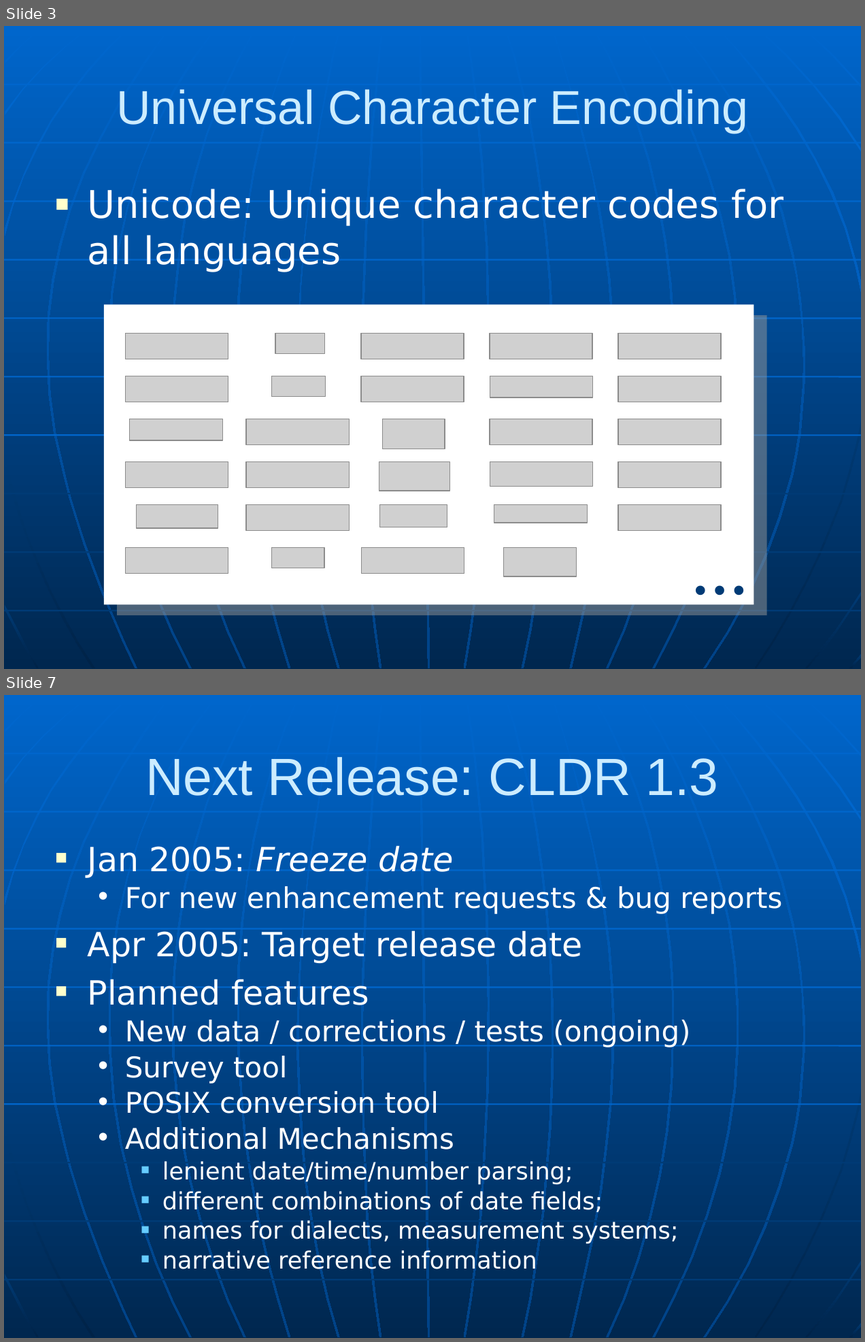
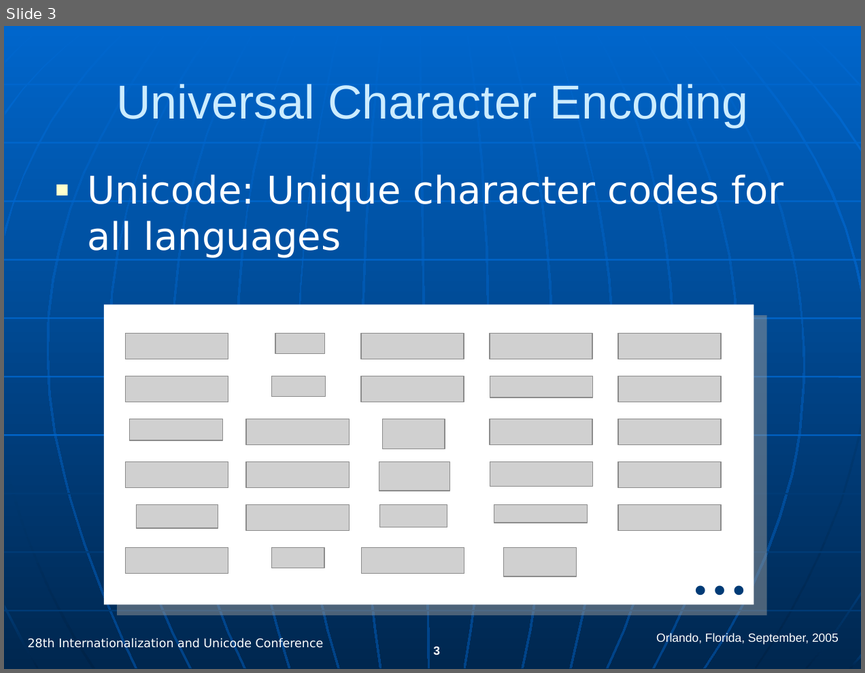
Before and after one commit to michkovsky/cldr, a slide deck: docs/presentations/cldr_overview.ppt. Shown one above the other, each under a label of ours: slides 3 and 7 before the commit, slide 3 after it; the slides between them are not shown. The pictures are 865x1342 and 865x673 pixels, drawn with LibreOffice and Linux fonts; fonts in the diff are those of the drawing; grey boxes stand for pictures. Boxes give left, top, right and bottom in pixels: in the first picture for what was removed or moved away, otherwise in the second. Text is boxed around its words. In the diff, an @@ line names an element or a change of style, - is before the commit and + after.

```diff
--- a/docs/presentations/cldr_overview.ppt
+++ b/docs/presentations/cldr_overview.ppt
@@ slide 7 removed at (4,695,861,1338), background gradient #0066CC to #00274F; not listed: 34 template elements that a slide beside it also shows @@
@@ title removed at (145,757,719,796) @@
-Next Release: CLDR 1.3
@@ text removed at (88,845,782,1274) @@
-■ Jan 2005: Freeze date
-  • For new enhancement requests & bug reports
-■ Apr 2005: Target release date
-■ Planned features
-  • New data / corrections / tests (ongoing)
-  • Survey tool
-  • POSIX conversion tool
-  • Additional Mechanisms
-    ■ lenient date/time/number parsing;
-    ■ different combinations of date fields;
-    ■ names for dialects, measurement systems;
-    ■ narrative reference information
@@ slide 3 changed as well @@
@@ title "Universal Character Encoding": place and size @@
-title "Universal Character Encoding" at (116,89,749,133)
+title "Universal Character Encoding" at (116,84,749,127)
@@ text "Unicode: Unique character codes for ...": place and size @@
-text "Unicode: Unique character codes for ..." at (88,189,783,271)
+text "Unicode: Unique character codes for ..." at (88,174,783,257)
@@ text added at (656,633,838,645), 10 pt, text #FFFFFF @@
+Orlando, Florida, September, 2005
@@ text added at (28,638,324,650), 10 pt, text #FFFFFF @@
+28th Internationalization and Unicode Conference
@@ page number added at (433,646,440,654), 10 pt, text #FFFFFF, bold @@
+3
```
Also in this commit, not shown: 14 other slides changed, 16 slides added, 4 other slides removed.
